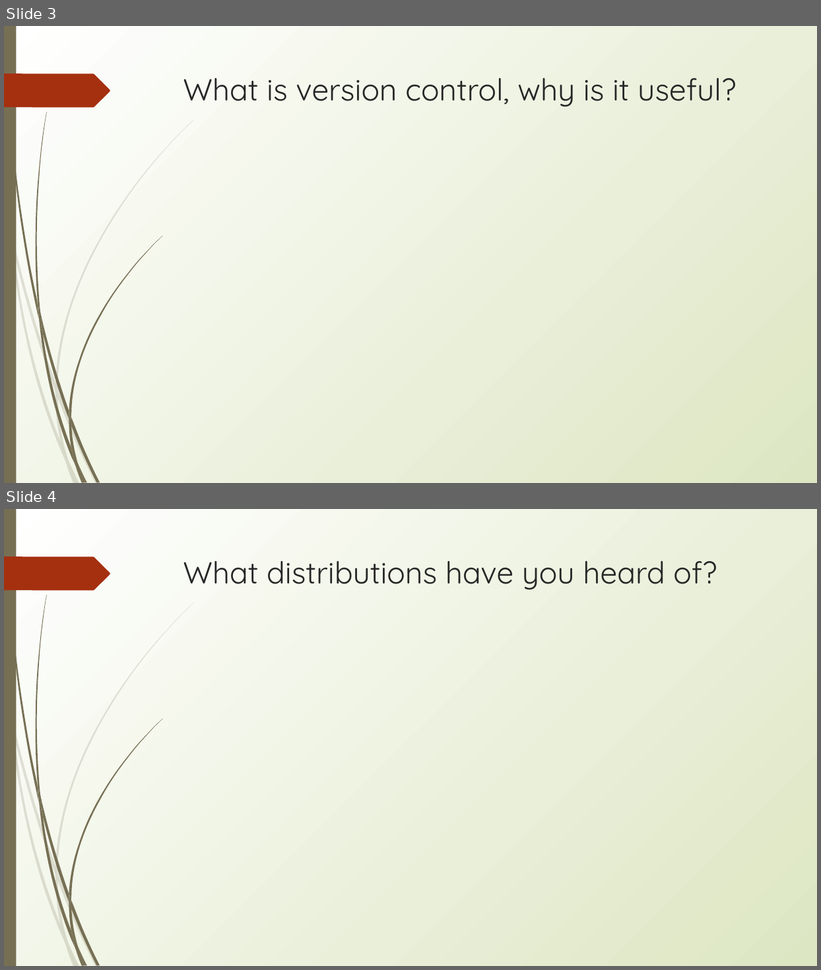
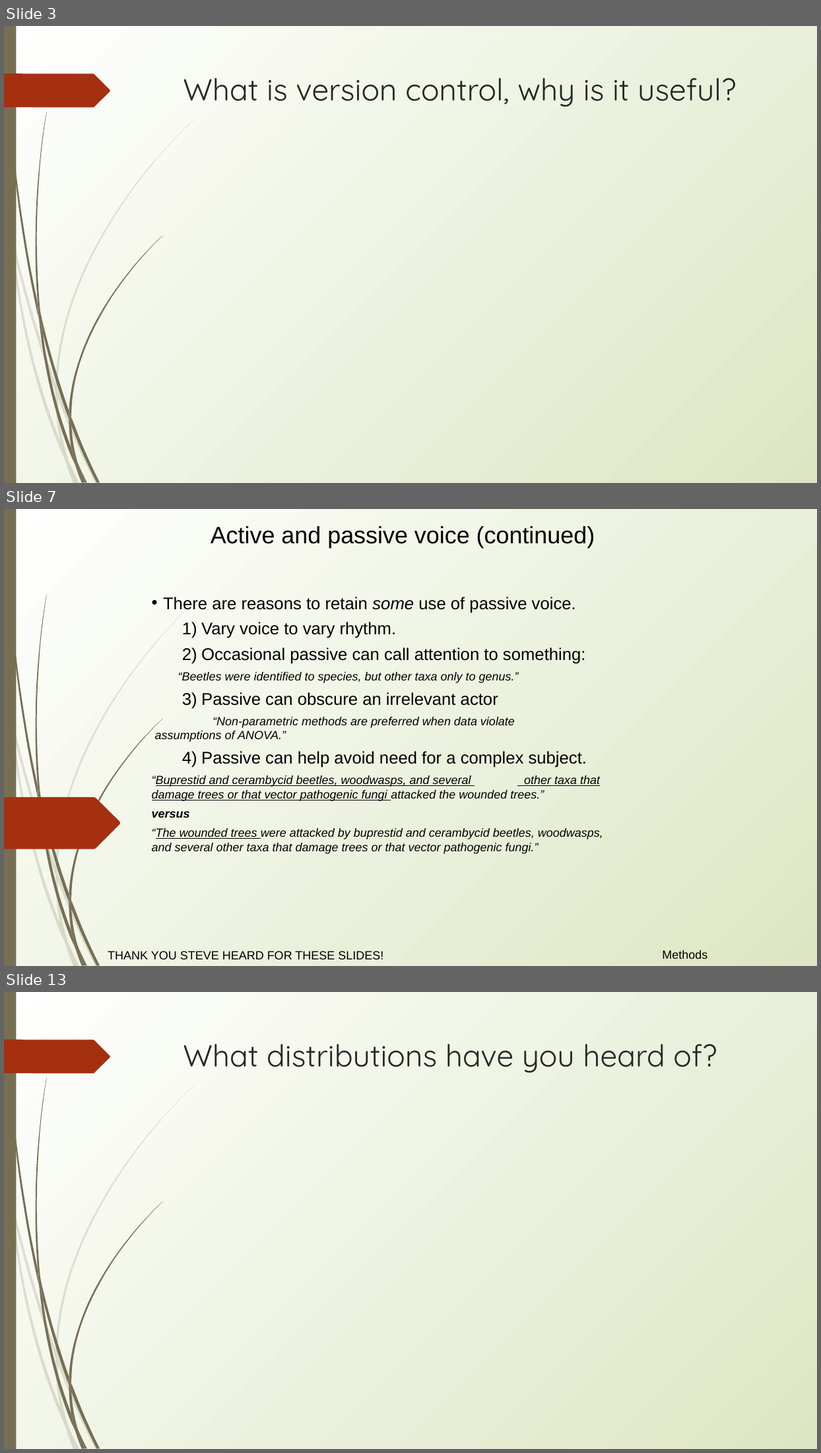
Before and after one commit to erynmcfarlane/GraduateStatsClass, a slide deck: Lecture2_v1.pptx. Shown one above the other, each under a label of ours: slides 3 and 4 before the commit, slides 3, 7 and 13 after it; the slides between them are not shown. The pictures are 821x970 and 821x1453 pixels, drawn with LibreOffice and Linux fonts; fonts in the diff are those of the drawing. Boxes give left, top, right and bottom in pixels: in the first picture for what was removed or moved away, otherwise in the second. Text is boxed around its words. In the diff, an @@ line names an element or a change of style, - is before the commit and + after.

Commit message:
updates to lecture 2 - added Stephen Heard's Methods slides!

```diff
--- a/Lecture2_v1.pptx
+++ b/Lecture2_v1.pptx
@@ slide 7 added at (x1=4, y1=509, x2=817, y2=966), background gradient #FFFFFF to #DDE6C3; not listed: 23 template elements that a slide beside it also shows @@
@@ text added at (x1=211, y1=526, x2=595, y2=548), 28 pt, text #000000 @@
+Active and passive voice (continued)
@@ text added at (x1=152, y1=597, x2=603, y2=854), 14 pt, text #000000, italic @@
+• There are reasons to retain some use of passive voice.
+  1) Vary voice to vary rhythm.
+  2) Occasional passive can call attention to something:
+  “Beetles were identified to species, but other taxa only to genus.”
+  3) Passive can obscure an irrelevant actor
+  “Non-parametric methods are preferred when data violate assumptions of ANOVA.”
+  4) Passive can help avoid need for a complex subject.
+    “Buprestid and cerambycid beetles, woodwasps, and several other taxa that damage trees or that vector pathogenic fungi attacked the wounded trees.”
+      versus
+    “The wounded trees were attacked by buprestid and cerambycid beetles, woodwasps, and several other taxa that damage trees or that vector pathogenic fungi.”
@@ freeform shape added at (x1=4, y1=797, x2=121, y2=850), fill #A53010 @@
@@ text added at (x1=108, y1=951, x2=384, y2=960), 14 pt, text #000000 @@
+THANK YOU STEVE HEARD FOR THESE SLIDES!
@@ text added at (x1=662, y1=951, x2=708, y2=959), 14 pt, text #000000 @@
+Methods
@@ what was slide 4 is now slide 13 @@
```
Also in this commit, not shown: 2 slides changed, 8 other slides added.
